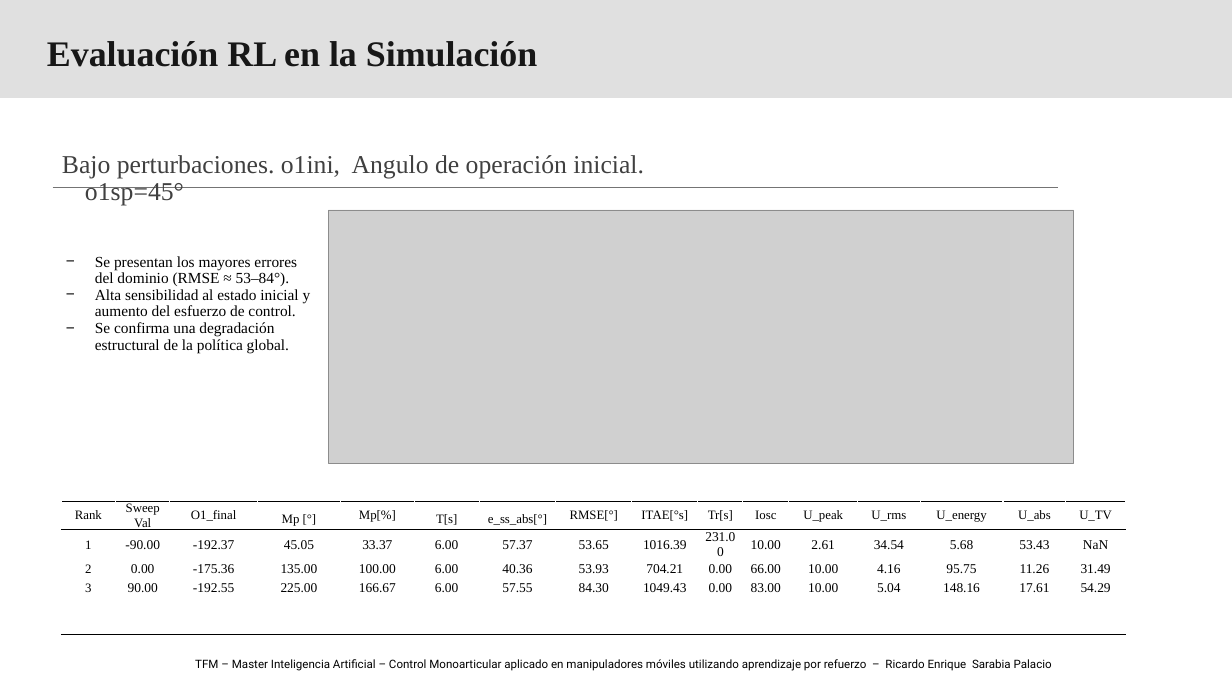
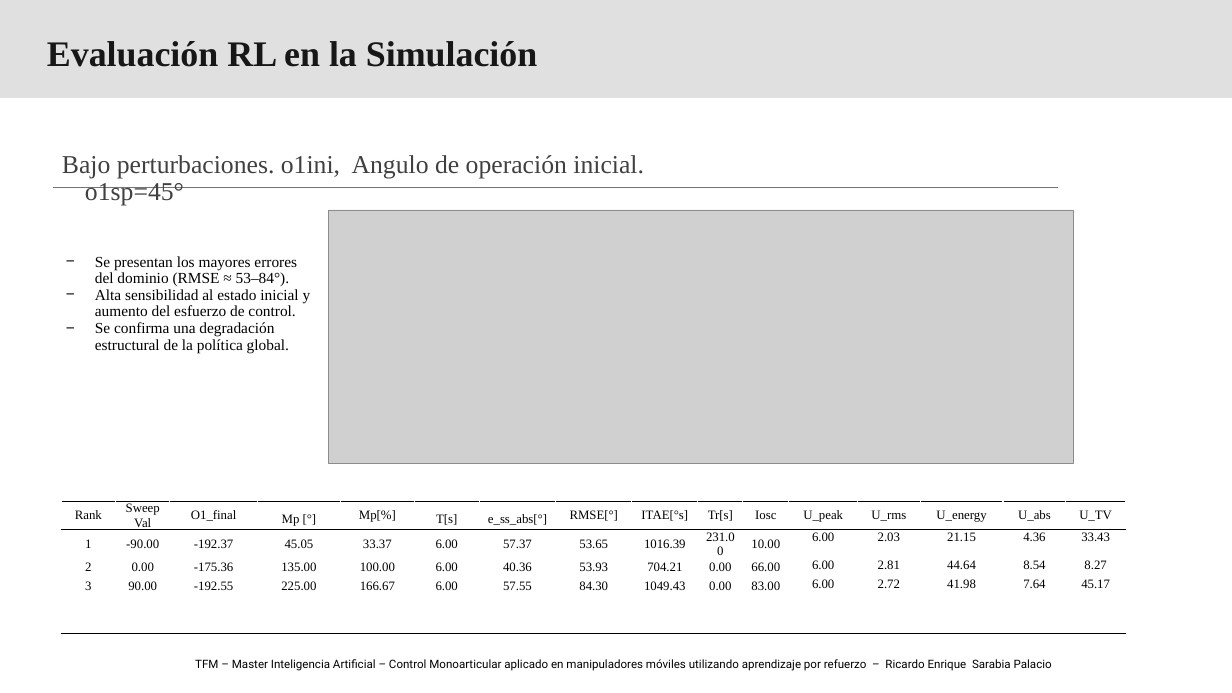
Before and after one commit to RichardSarabia/SimuladorBrazoLazaro_RLAgent_TFM_RicardoSarabia, a slide deck: slide 4 of Fase4/03_results/Evaluación AgenteRL_F4A_Agente600– Plataformaplana.pptx. Drawn at 1232x693 pixels with LibreOffice and Linux fonts; fonts in the diff are those of the drawing; grey boxes stand for pictures; background and template pictures are left out. Boxes give left, top, right and bottom in pixels: in the first picture for what was removed or moved away, otherwise in the second. Text is boxed around its words. In the diff, an @@ line names an element or a change of style, - is before the commit and + after.

Commit message:
update

```diff
--- a/Fase4/03_results/Evaluación AgenteRL_F4A_Agente600– Plataformaplana.pptx
+++ b/Fase4/03_results/Evaluación AgenteRL_F4A_Agente600– Plataformaplana.pptx
@@ table at [61, 502, 1128, 639] @@
-row 2: 1 | -90.00 | -192.37 | 45.05 | 33.37 | 6.00 | 57.37 | 53.65 | 1016.39 | 231.00 | 10.00 | 2.61 | 34.54 | 5.68 | 53.43 | NaN
+row 2: 1 | -90.00 | -192.37 | 45.05 | 33.37 | 6.00 | 57.37 | 53.65 | 1016.39 | 231.00 | 10.00 | 6.00 | 2.03 | 21.15 | 4.36 | 33.43
-row 3: 2 | 0.00 | -175.36 | 135.00 | 100.00 | 6.00 | 40.36 | 53.93 | 704.21 | 0.00 | 66.00 | 10.00 | 4.16 | 95.75 | 11.26 | 31.49
+row 3: 2 | 0.00 | -175.36 | 135.00 | 100.00 | 6.00 | 40.36 | 53.93 | 704.21 | 0.00 | 66.00 | 6.00 | 2.81 | 44.64 | 8.54 | 8.27
-row 4: 3 | 90.00 | -192.55 | 225.00 | 166.67 | 6.00 | 57.55 | 84.30 | 1049.43 | 0.00 | 83.00 | 10.00 | 5.04 | 148.16 | 17.61 | 54.29
+row 4: 3 | 90.00 | -192.55 | 225.00 | 166.67 | 6.00 | 57.55 | 84.30 | 1049.43 | 0.00 | 83.00 | 6.00 | 2.72 | 41.98 | 7.64 | 45.17
@@ size 10.5 to 10 pt in "-90.00", "-192.37", "45.05", "33.37" and 26 more places @@
```
Also in this commit, not shown: 9 other slides changed.
